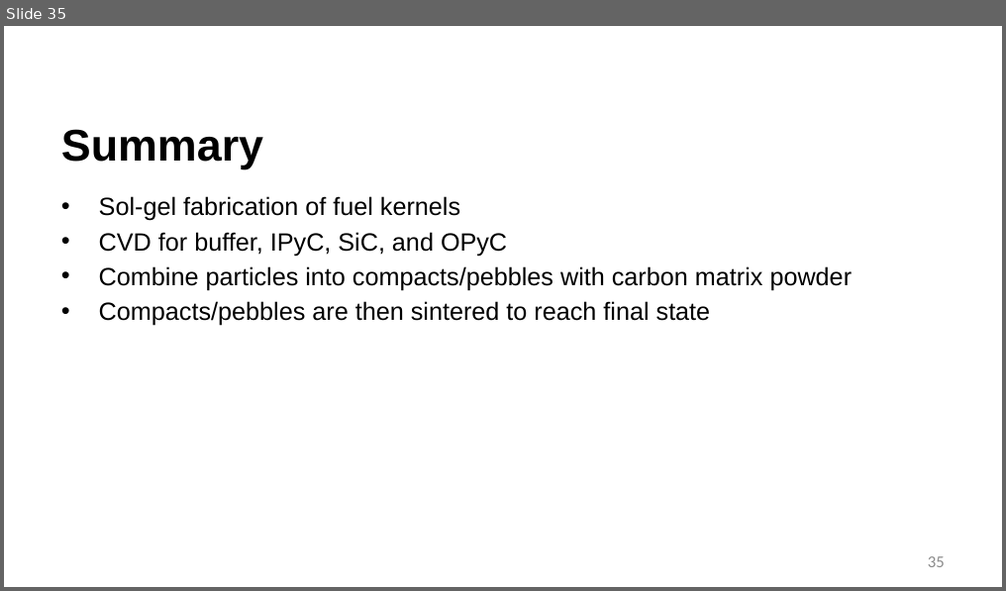
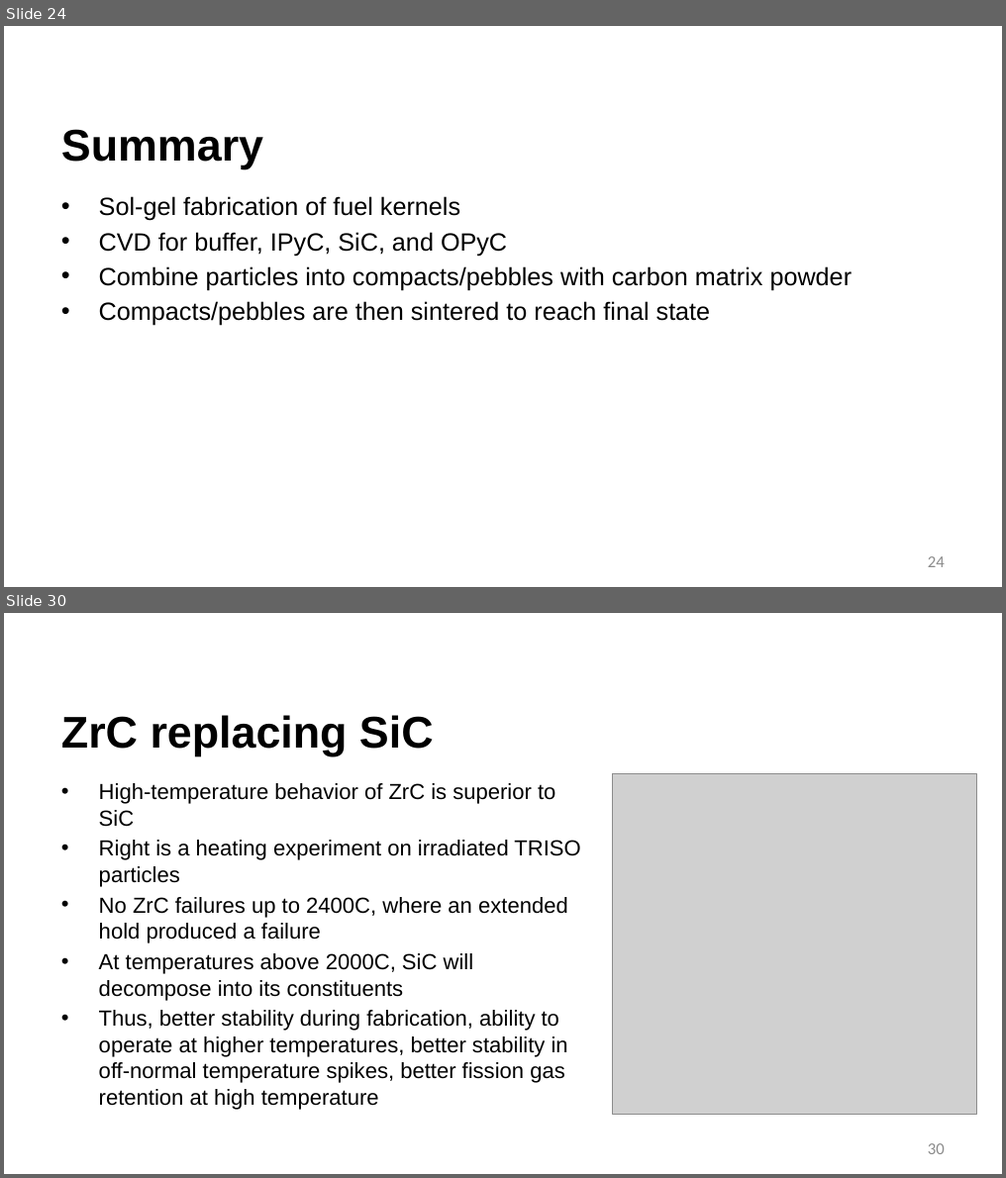
Before and after one commit to benbeeler/TEACHING, a slide deck: Advanced Reactor Materials/Fall2026/Lec6_TRISO.pptx. Shown one above the other, each under a label of ours: slide 35 before the commit, slides 24 and 30 after it; the slides between them are not shown. The pictures are 1006x591 and 1006x1178 pixels, drawn with LibreOffice and Linux fonts; fonts in the diff are those of the drawing; grey boxes stand for pictures; background and template pictures are left out. Boxes give left, top, right and bottom in pixels: in the first picture for what was removed or moved away, otherwise in the second. Text is boxed around its words. In the diff, an @@ line names an element or a change of style, - is before the commit and + after.

```diff
--- a/Advanced Reactor Materials/Fall2026/Lec6_TRISO.pptx
+++ b/Advanced Reactor Materials/Fall2026/Lec6_TRISO.pptx
@@ slide 30 added at (x1=4, y1=613, x2=1002, y2=1174), background #FFFFFF @@
@@ title added at (x1=61, y1=715, x2=434, y2=757), 42.7 pt, text #000000, bold @@
+ZrC replacing SiC
@@ text added at (x1=99, y1=783, x2=580, y2=1110), 21 pt, text #000000 @@
+• High-temperature behavior of ZrC is superior to SiC
+• Right is a heating experiment on irradiated TRISO particles
+• No ZrC failures up to 2400C, where an extended hold produced a failure
+• At temperatures above 2000C, SiC will decompose into its constituents
+• Thus, better stability during fabrication, ability to operate at higher temperatures, better stability in off-normal temperature spikes, better fission gas retention at high temperature
@@ picture added at (x1=613, y1=774, x2=976, y2=1115) @@
@@ page number added at (x1=928, y1=1144, x2=944, y2=1155), 16 pt, text #8C8C8C @@
+30
@@ what was slide 35 is now slide 24 @@
@@ page number at (x1=928, y1=557, x2=944, y2=568): text changed @@
-35
+24
```
Also in this commit, not shown: 2 slides changed, 12 other slides added, 11 slides removed, 4 other files.
